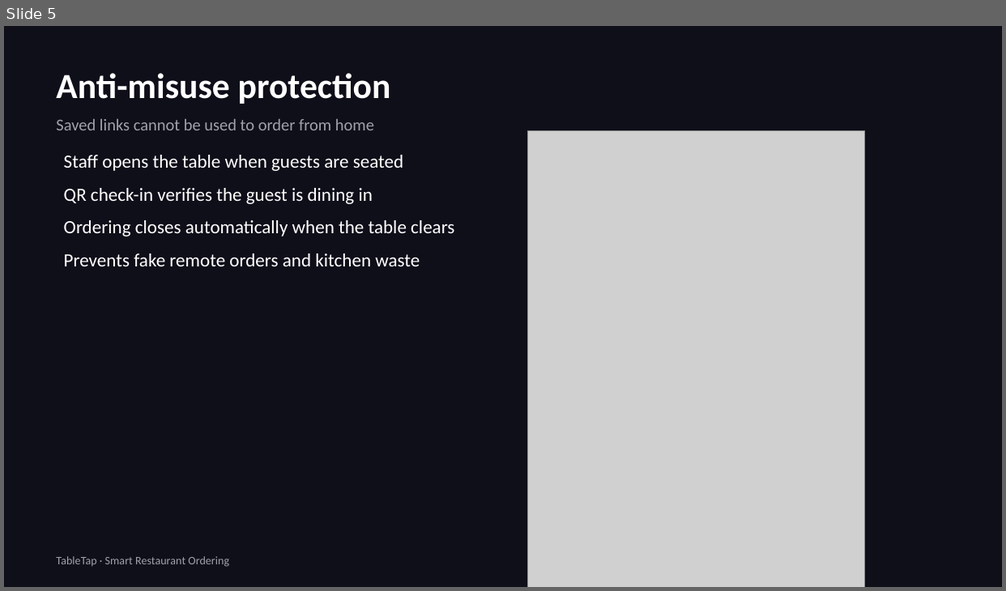
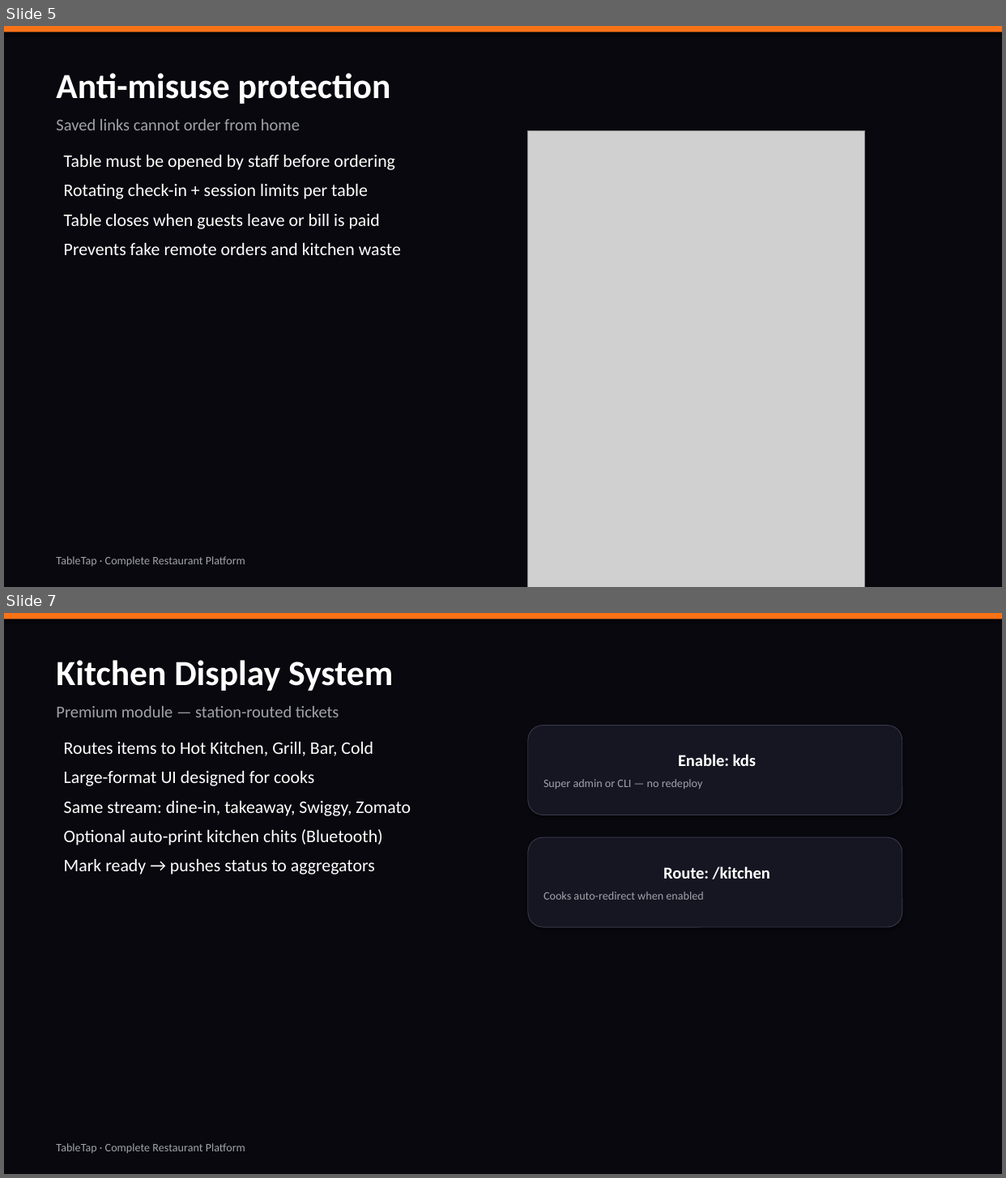
Before and after one commit to chandrasheker/order-on-the-fly, a slide deck: presentation/TableTap-Restaurant-Owner-Detailed-Deck.pptx. Shown one above the other, each under a label of ours: slide 5 before the commit, slides 5 and 7 after it; the slides between them are not shown. The pictures are 1006x591 and 1006x1178 pixels, drawn with LibreOffice and Linux fonts; fonts in the diff are those of the drawing; grey boxes stand for pictures. Boxes give left, top, right and bottom in pixels: in the first picture for what was removed or moved away, otherwise in the second. Text is boxed around its words. In the diff, an @@ line names an element or a change of style, - is before the commit and + after.

```diff
--- a/presentation/TableTap-Restaurant-Owner-Detailed-Deck.pptx
+++ b/presentation/TableTap-Restaurant-Owner-Detailed-Deck.pptx
@@ slide 7 added at bbox=[4, 613, 1002, 1174], background #08080E @@
@@ rectangle added at bbox=[4, 613, 1002, 619], fill #F97316 @@
@@ text added at bbox=[56, 660, 393, 717], 16 pt, text #A1A1AA @@
+Kitchen Display System
+Premium module — station-routed tickets
@@ rounded rectangle added at bbox=[528, 726, 902, 815], fill #161622, outline #373748 0.75 pt, 11 pt, text #A1A1AA @@
+Enable: kds
+Super admin or CLI — no redeploy
@@ text added at bbox=[64, 742, 411, 875], 17 pt, text #FFFFFF @@
+Routes items to Hot Kitchen, Grill, Bar, Cold
+Large-format UI designed for cooks
+Same stream: dine-in, takeaway, Swiggy, Zomato
+Optional auto-print kitchen chits (Bluetooth)
+Mark ready → pushes status to aggregators
@@ rounded rectangle added at bbox=[528, 837, 902, 927], fill #161622, outline #373748 0.75 pt, 11 pt, text #A1A1AA @@
+Route: /kitchen
+Cooks auto-redirect when enabled
@@ text added at bbox=[56, 1144, 245, 1153], 11 pt, text #A1A1AA @@
+TableTap · Complete Restaurant Platform
@@ slide 5 changed as well @@
@@ background #0F0F1A to #08080E @@
@@ rectangle added at bbox=[4, 26, 1002, 32], fill #F97316 @@
@@ text at bbox=[56, 119, 300, 130]: text changed @@
-Saved links cannot be used to order from home
+Saved links cannot order from home
@@ text at bbox=[64, 155, 395, 229]: text changed; size 18 to 17 pt @@
-Staff opens the table when guests are seated
-QR check-in verifies the guest is dining in
-Ordering closes automatically when the table clears
+Table must be opened by staff before ordering
+Rotating check-in + session limits per table
+Table closes when guests leave or bill is paid
@@ text at bbox=[64, 243, 401, 255]: size 18 to 17 pt in "Prevents fake remote orders and kitchen waste"; less space between paragraphs @@
@@ text at bbox=[56, 557, 245, 566]: text changed @@
-TableTap · Smart Restaurant Ordering
+TableTap · Complete Restaurant Platform
```
Also in this commit, not shown: 4 other slides changed, 12 other slides added, 10 slides removed, 11 other files.
